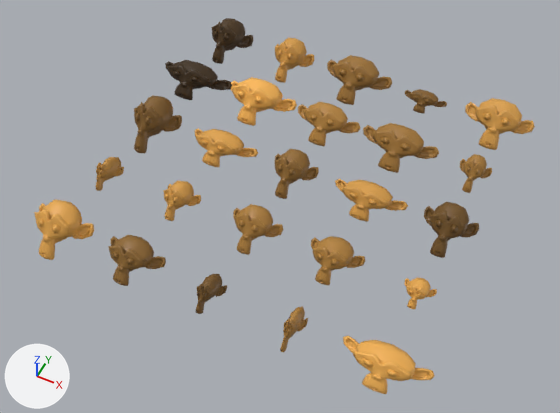
One commit to the Blender file resources/examples/monkeygrid_materials.blend: the scene before it, then after it.
Camera for both pictures: a 50 mm lens placed at (14.58, -12.05, 20.5), pointed at (6.1, 4.91, -0.7). The lights are fixed; the arrows at lower left show +X, +Y and +Z.
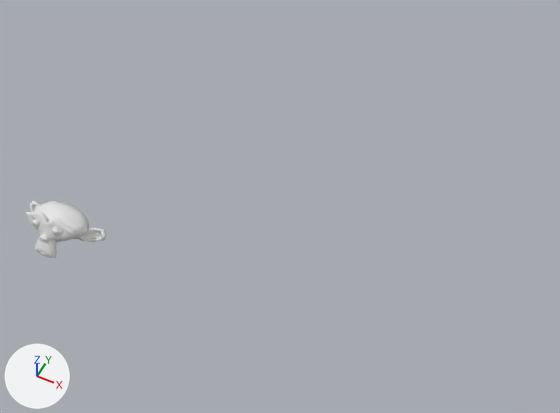
Diff of the bpy script that builds the scene:
```diff
--- a/resources/examples/monkeygrid_materials.blend.py
+++ b/resources/examples/monkeygrid_materials.blend.py
@@ me_suzanne @@
 me_suzanne.from_pydata(...)  # 507 vertices, 500 faces; spans x -1.37..1.37, y -0.85..0.85, z -0.98..0.98
-me_suzanne.materials.append(mat_monkeymaterial)
@@ ob_suzanne @@
 ob_suzanne.rotation_euler = (-0.6, 0.0, 0.0)  # degrees (-34, 0, 0)
-ob_suzanne.scale = (0.854, 0.784, 1.02)
+ob_suzanne.scale = (1.2, 0.935, 0.888)
@@ ob_suzanne_001 @@
-ob_suzanne_001 = bpy.data.objects.new('Suzanne.001', me_suzanne_001)
@@ ob_suzanne_002 @@
-ob_suzanne_002 = bpy.data.objects.new('Suzanne.002', me_suzanne_002)
@@ ob_suzanne_003 @@
-ob_suzanne_003 = bpy.data.objects.new('Suzanne.003', me_suzanne_003)
@@ ob_suzanne_004 @@
-ob_suzanne_004 = bpy.data.objects.new('Suzanne.004', me_suzanne_004)
@@ ob_suzanne_005 @@
-ob_suzanne_005 = bpy.data.objects.new('Suzanne.005', me_suzanne_005)
@@ ob_suzanne_006 @@
-ob_suzanne_006 = bpy.data.objects.new('Suzanne.006', me_suzanne_006)
@@ ob_suzanne_007 @@
-ob_suzanne_007 = bpy.data.objects.new('Suzanne.007', me_suzanne_007)
@@ ob_suzanne_008 @@
-ob_suzanne_008 = bpy.data.objects.new('Suzanne.008', me_suzanne_008)
@@ ob_suzanne_009 @@
-ob_suzanne_009 = bpy.data.objects.new('Suzanne.009', me_suzanne_009)
@@ ob_suzanne_010 @@
-ob_suzanne_010 = bpy.data.objects.new('Suzanne.010', me_suzanne_010)
@@ ob_suzanne_011 @@
-ob_suzanne_011 = bpy.data.objects.new('Suzanne.011', me_suzanne_011)
@@ ob_suzanne_012 @@
-ob_suzanne_012 = bpy.data.objects.new('Suzanne.012', me_suzanne_012)
@@ ob_suzanne_013 @@
-ob_suzanne_013 = bpy.data.objects.new('Suzanne.013', me_suzanne_013)
@@ ob_suzanne_014 @@
-ob_suzanne_014 = bpy.data.objects.new('Suzanne.014', me_suzanne_014)
@@ ob_suzanne_015 @@
-ob_suzanne_015 = bpy.data.objects.new('Suzanne.015', me_suzanne_015)
@@ ob_suzanne_016 @@
-ob_suzanne_016 = bpy.data.objects.new('Suzanne.016', me_suzanne_016)
@@ ob_suzanne_017 @@
-ob_suzanne_017 = bpy.data.objects.new('Suzanne.017', me_suzanne_017)
@@ ob_suzanne_018 @@
-ob_suzanne_018 = bpy.data.objects.new('Suzanne.018', me_suzanne_018)
@@ ob_suzanne_019 @@
-ob_suzanne_019 = bpy.data.objects.new('Suzanne.019', me_suzanne_019)
@@ ob_suzanne_020 @@
-ob_suzanne_020 = bpy.data.objects.new('Suzanne.020', me_suzanne_020)
@@ ob_suzanne_021 @@
-ob_suzanne_021 = bpy.data.objects.new('Suzanne.021', me_suzanne_021)
@@ ob_suzanne_022 @@
-ob_suzanne_022 = bpy.data.objects.new('Suzanne.022', me_suzanne_022)
@@ ob_suzanne_023 @@
-ob_suzanne_023 = bpy.data.objects.new('Suzanne.023', me_suzanne_023)
@@ ob_suzanne_024 @@
-ob_suzanne_024 = bpy.data.objects.new('Suzanne.024', me_suzanne_024)
```

Changed parts and their boxes [x1, y1, x2, y2] in the pictures (560 x 413 px):
'Suzanne', recoloured, rescaled (34% wider, 6% shorter): before [34, 199, 94, 260]; after [26, 201, 107, 258]
'Suzanne.020', deleted: before [343, 336, 435, 394]
'Suzanne.018', deleted: before [363, 123, 439, 173]
'Suzanne.024', deleted: before [465, 98, 535, 150]
'Suzanne.008', deleted: before [230, 77, 297, 126]
'Suzanne.014', deleted: before [327, 55, 392, 105]
'Suzanne.022', deleted: before [424, 202, 479, 258]
'Suzanne.005', deleted: before [108, 235, 166, 286]
'Suzanne.002', deleted: before [134, 95, 182, 153]
'Suzanne.017', deleted: before [335, 179, 408, 222]
'Suzanne.016', deleted: before [311, 236, 365, 285]
'Suzanne.013', deleted: before [298, 102, 360, 146]
'Suzanne.003', deleted: before [165, 60, 232, 100]
'Suzanne.011', deleted: before [233, 204, 283, 255]
'Suzanne.007', deleted: before [195, 129, 258, 167]
'Suzanne.012', deleted: before [275, 149, 319, 199]
'Suzanne.004', deleted: before [212, 18, 254, 64]
'Suzanne.009', deleted: before [275, 38, 315, 83]
'Suzanne.006', deleted: before [163, 181, 201, 221]
'Suzanne.023', deleted: before [460, 154, 492, 193]
'Suzanne.010', deleted: before [196, 274, 227, 314]
'Suzanne.021', deleted: before [404, 277, 437, 309]
'Suzanne.001', deleted: before [96, 157, 124, 191]
'Suzanne.015', deleted: before [280, 307, 308, 352]
'Suzanne.019', deleted: before [405, 89, 447, 114]
